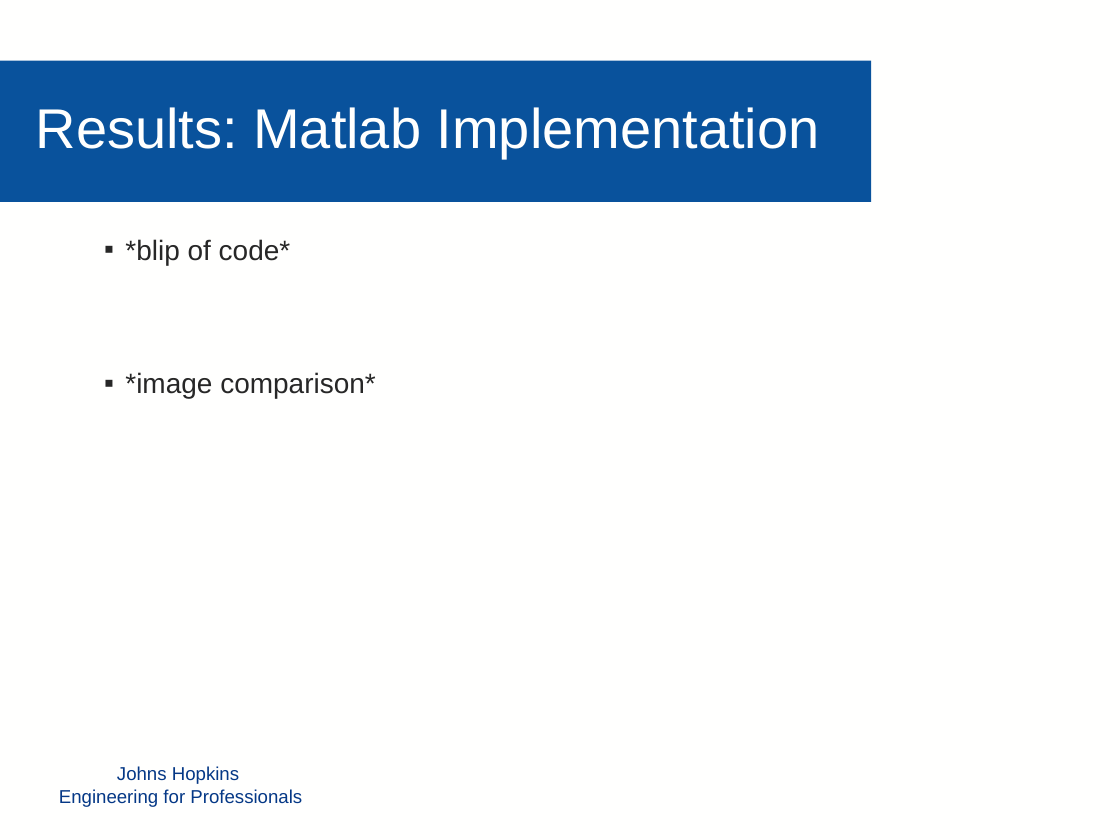
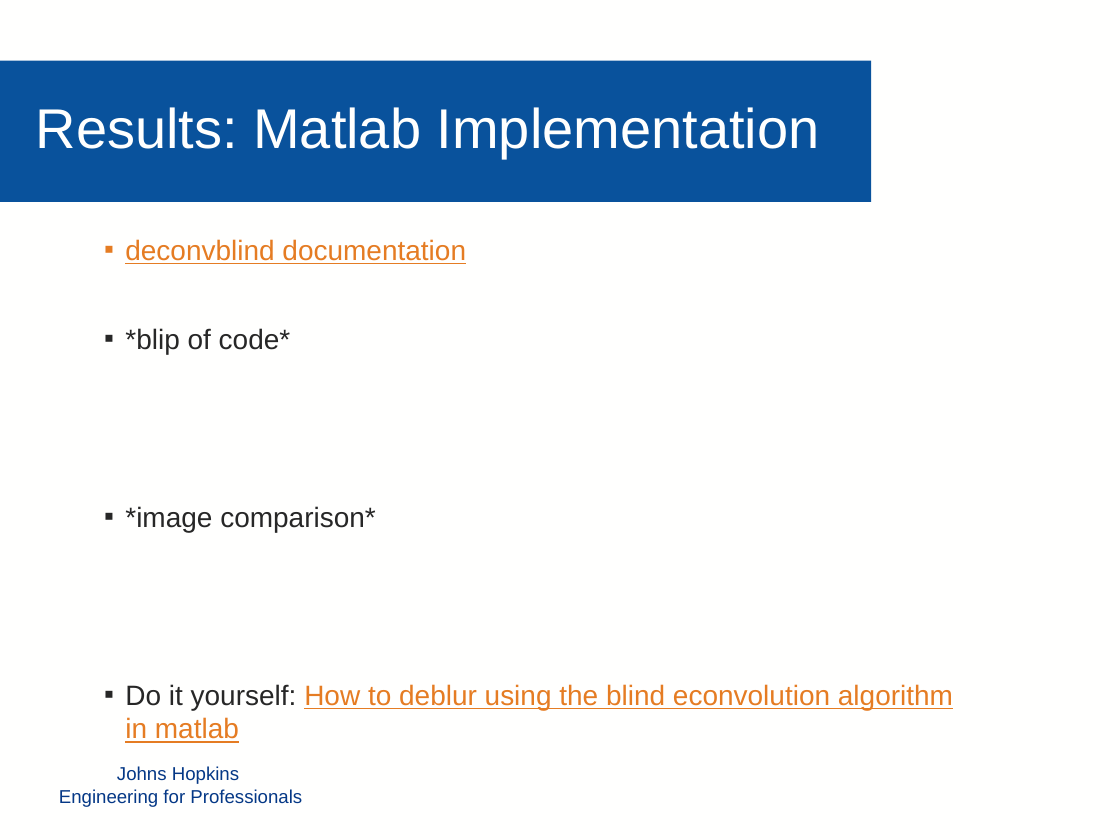
Before and after one commit to mollyn/matrixTheoryProject, a slide deck: slide 9 of Presentation/Diederich_Grassi_Nichols_PPT.pptx. Drawn at 1120x840 pixels with LibreOffice and Linux fonts; fonts in the diff are those of the drawing; background and template pictures are left out. Boxes give left, top, right and bottom in pixels: in the first picture for what was removed or moved away, otherwise in the second. Text is boxed around its words. In the diff, an @@ line names an element or a change of style, - is before the commit and + after.

```diff
--- a/Presentation/Diederich_Grassi_Nichols_PPT.pptx
+++ b/Presentation/Diederich_Grassi_Nichols_PPT.pptx
@@ text at <box>125,239,466,264</box>: paragraph added @@
+  ▪ deconvblind documentation
@@ text at <box>125,684,953,743</box>: paragraph added @@
+  ▪ Do it yourself: How to deblur using the blind econvolution algorithm in matlab
```
Also in this commit, not shown: 5 other slides changed.
